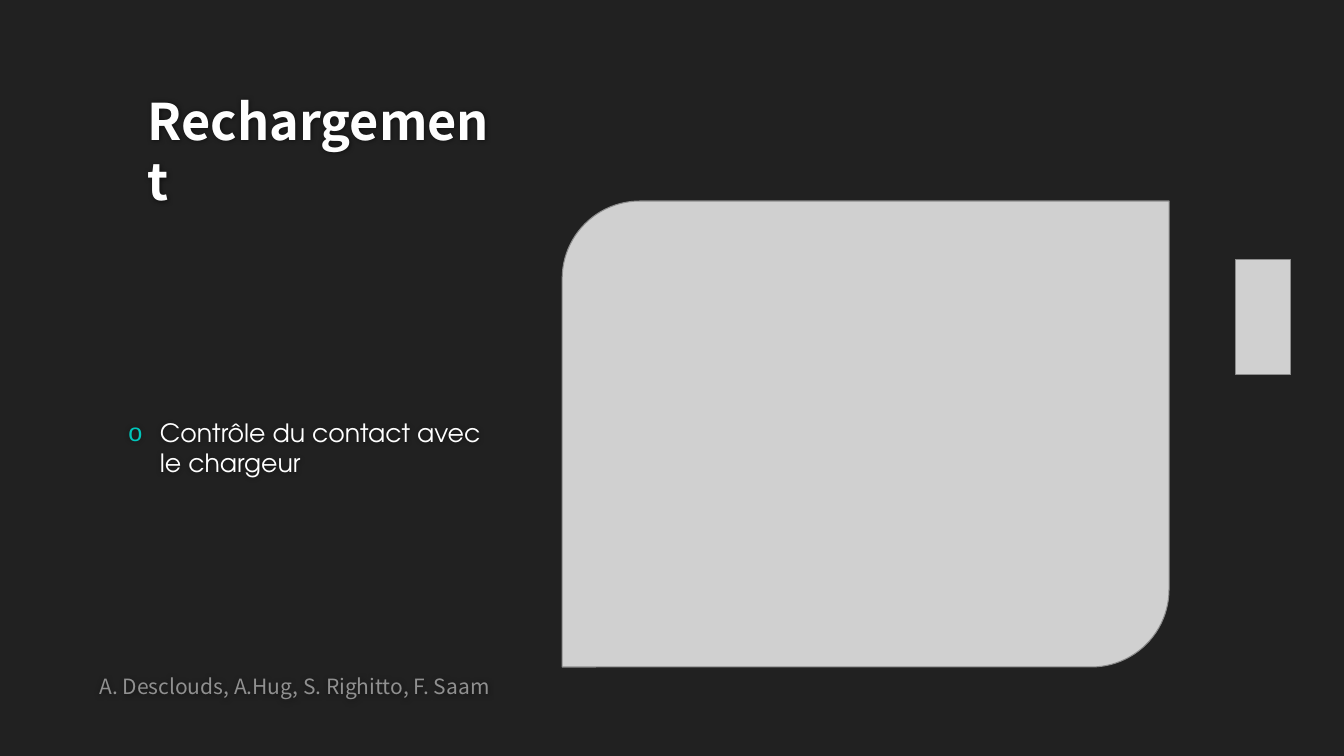
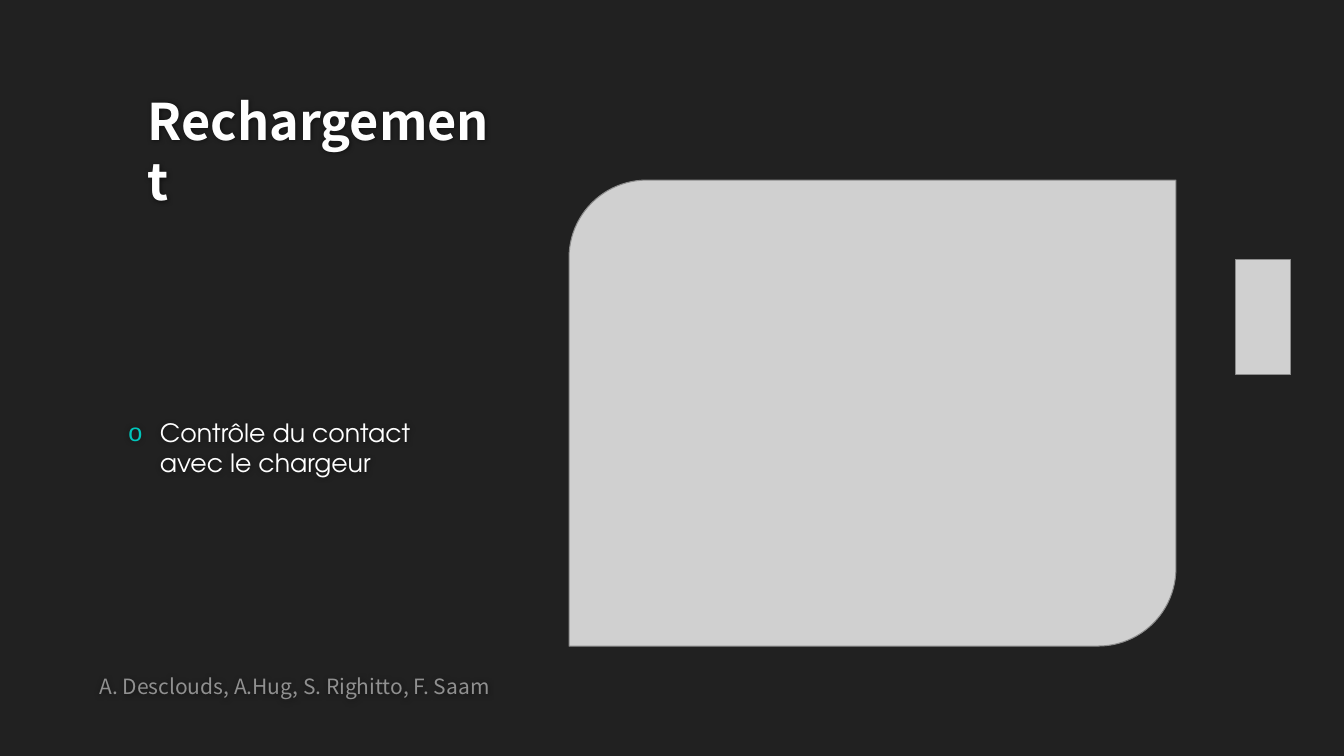
Before and after one commit to SimoneRighitto/SFT15_Elisa, a slide deck: slide 12 of Elisa-3_presentation.pptx (slide 13 before the commit). Drawn at 1344x756 pixels with LibreOffice and Linux fonts; fonts in the diff are those of the drawing; grey boxes stand for pictures; background and template pictures are left out. Boxes give left, top, right and bottom in pixels: in the first picture for what was removed or moved away, otherwise in the second. Text is boxed around its words. In the diff, an @@ line names an element or a change of style, - is before the commit and + after.

```diff
--- a/Elisa-3_presentation.pptx
+++ b/Elisa-3_presentation.pptx
@@ picture: place and size @@
-picture at box(563, 201, 1170, 666)
+picture at box(570, 180, 1177, 646)
@@ text "Contrôle du contact avec le ..." rewrapped from box(160, 423, 480, 478) to box(160, 423, 410, 478) @@
```
Also in this commit, not shown: 14 other slides changed.
